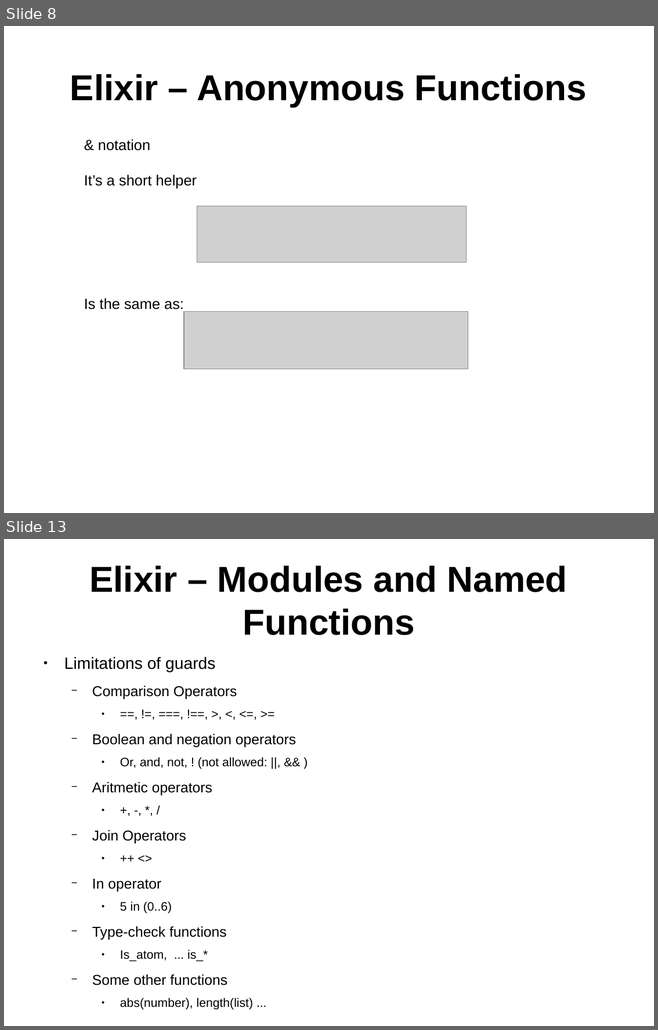
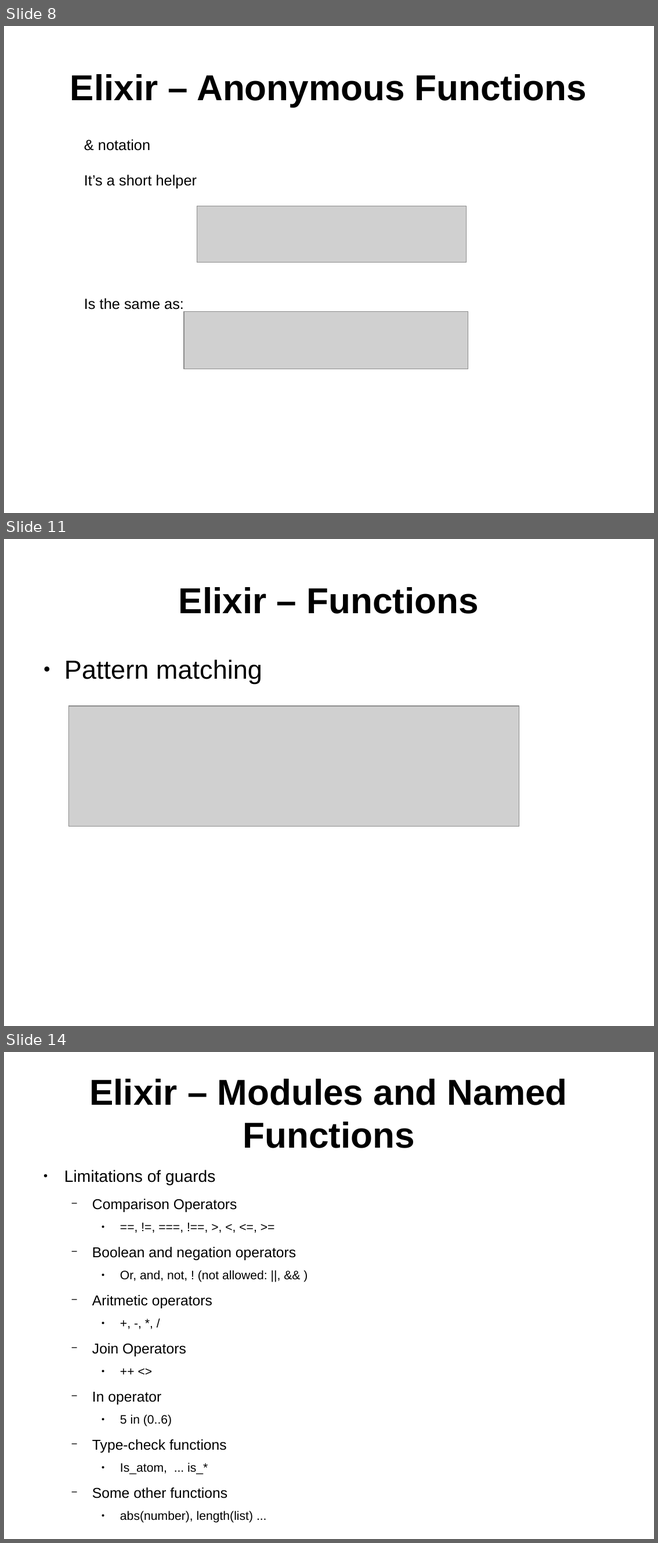
Before and after one commit to ramortegui/talks, a slide deck: elixir-basics-2.odp. Shown one above the other, each under a label of ours: slides 8 and 13 before the commit, slides 8, 11 and 14 after it; the slides between them are not shown. The pictures are 658x1030 and 658x1543 pixels, drawn with LibreOffice and Linux fonts; fonts in the diff are those of the drawing; grey boxes stand for pictures. Boxes give left, top, right and bottom in pixels: in the first picture for what was removed or moved away, otherwise in the second. Text is boxed around its words. In the diff, an @@ line names an element or a change of style, - is before the commit and + after.

```diff
--- a/elixir-basics-2.odp
+++ b/elixir-basics-2.odp
@@ slide 11 added at <box>4,539,654,1026</box>, background #FFFFFF @@
@@ title added at <box>179,587,478,614</box>, 44 pt, text #000000, bold @@
+Elixir – Functions
@@ text added at <box>64,660,262,684</box>, 32 pt, text #000000 @@
+● Pattern matching
@@ picture added at <box>68,706,519,826</box> @@
@@ what was slide 13 is now slide 14 @@
```
Also in this commit, not shown: 8 slides changed, 1 other slide added, 1 slide removed, 2 other files.
